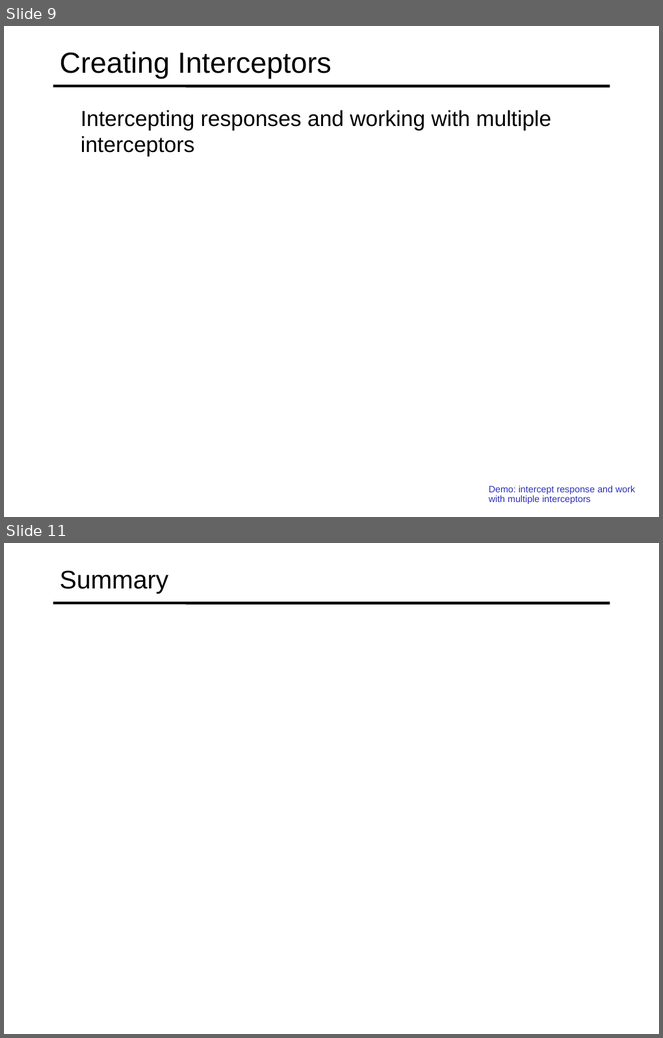
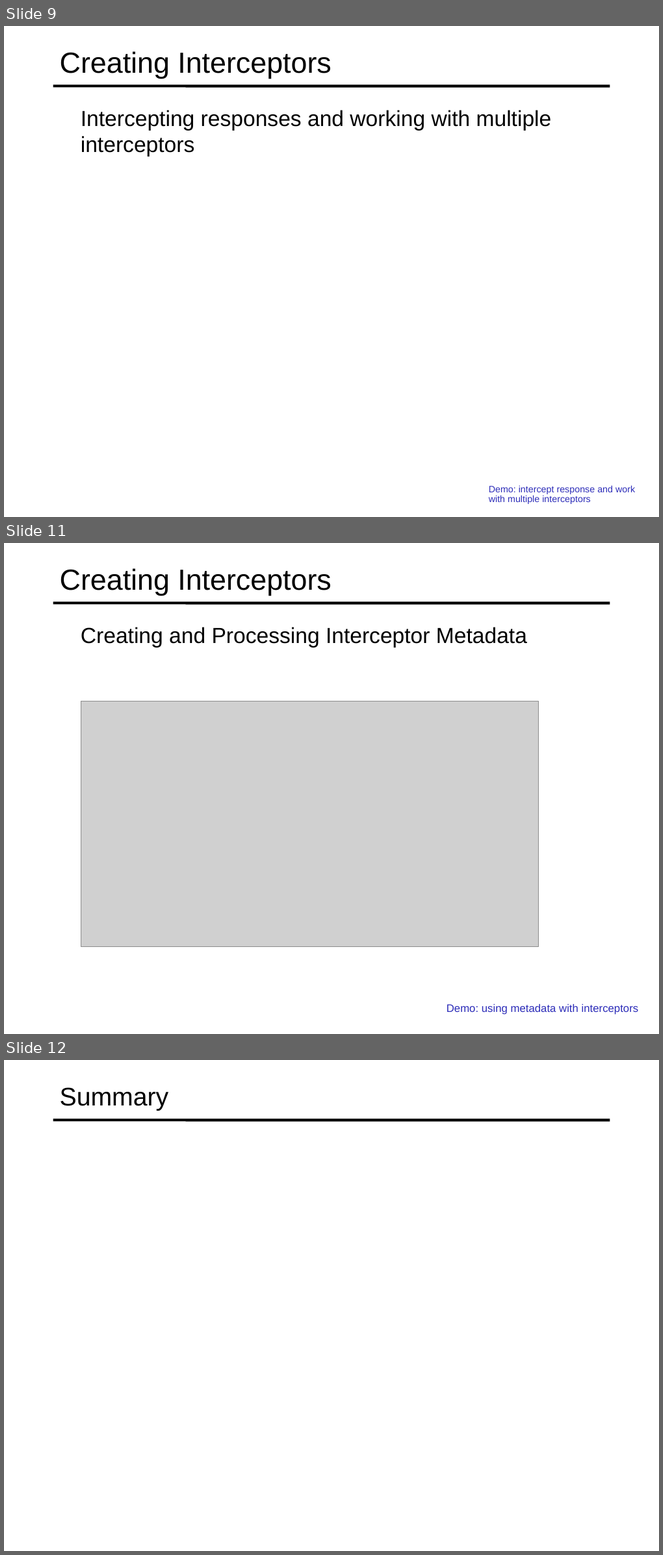
Before and after one commit to specter01wj/Jago_Link_Training, a slide deck: Angular/Angular12/Deep Dive/Angular HTTP Communication/3_Creating_Interceptors/L3_Creating_Interceptors.ppt. Shown one above the other, each under a label of ours: slides 9 and 11 before the commit, slides 9, 11 and 12 after it; the slides between them are not shown. The pictures are 663x1038 and 663x1555 pixels, drawn with LibreOffice and Linux fonts; fonts in the diff are those of the drawing; grey boxes stand for pictures. Boxes give left, top, right and bottom in pixels: in the first picture for what was removed or moved away, otherwise in the second. Text is boxed around its words. In the diff, an @@ line names an element or a change of style, - is before the commit and + after.

```diff
--- a/Angular/Angular12/Deep Dive/Angular HTTP Communication/3_Creating_Interceptors/L3_Creating_Interceptors.ppt
+++ b/Angular/Angular12/Deep Dive/Angular HTTP Communication/3_Creating_Interceptors/L3_Creating_Interceptors.ppt
@@ slide 11 added at (x1=4, y1=543, x2=659, y2=1034), background #FFFFFF; not listed: 1 template element that a slide beside it also shows @@
@@ title added at (x1=60, y1=568, x2=331, y2=596), 32 pt, text #000000 @@
+Creating Interceptors
@@ text added at (x1=81, y1=627, x2=527, y2=648), 24 pt, text #000000 @@
+  Creating and Processing Interceptor Metadata
@@ picture added at (x1=81, y1=701, x2=539, y2=947) @@
@@ text added at (x1=447, y1=1005, x2=639, y2=1015), 12 pt, text #2D2DB9 @@
+  Demo: using metadata with interceptors
@@ what was slide 11 is now slide 12 @@
```
Also in this commit, not shown: 1 slide changed, 2 other files.
